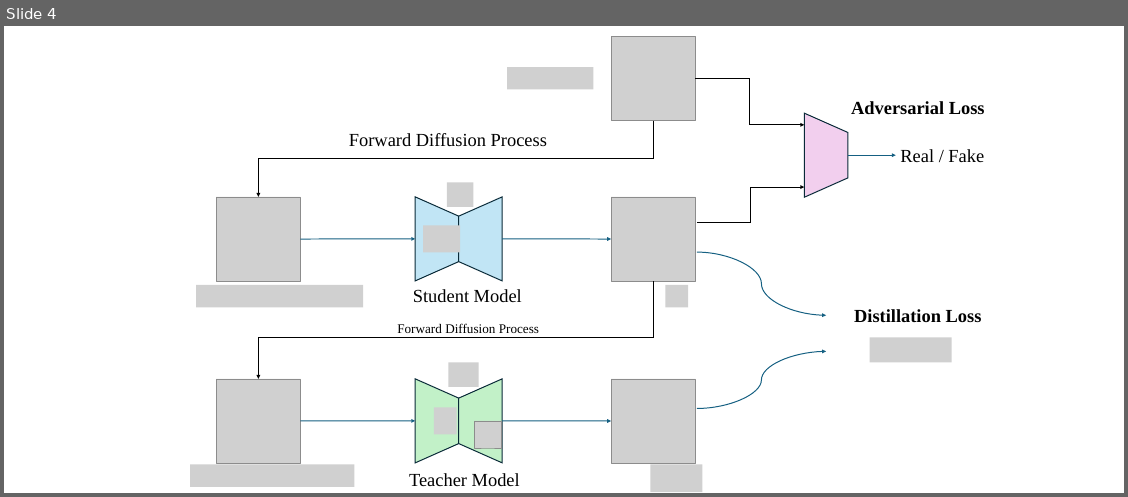
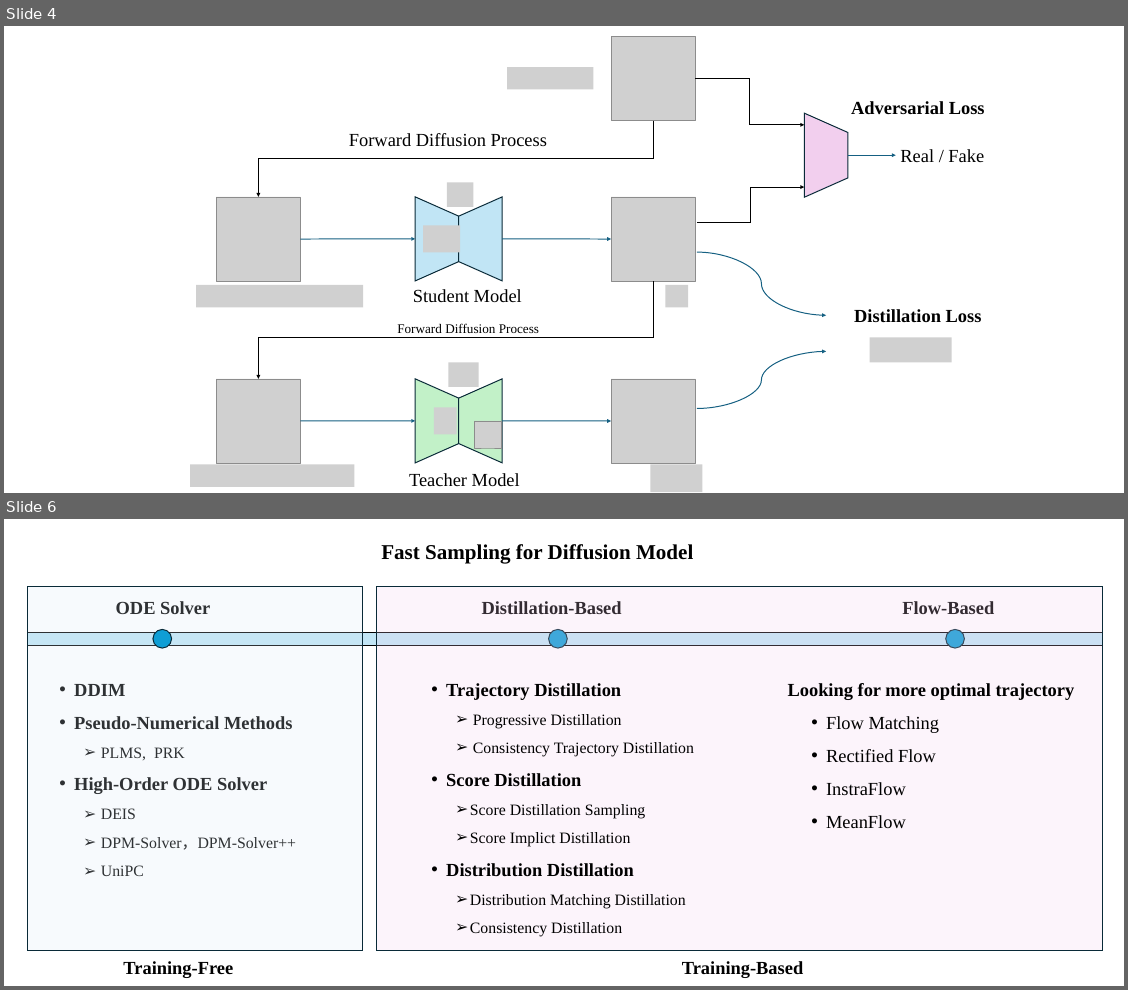
Before and after one commit to innovation-cat/innovation-cat.github.io, a slide deck: images/posts/2025-05-20-blog-post/新建 Microsoft PowerPoint 演示文稿.pptx. Shown one above the other, each under a label of ours: slide 4 before the commit, slides 4 and 6 after it; the slides between them are not shown. The pictures are 1128x497 and 1128x990 pixels, drawn with LibreOffice and Linux fonts; fonts in the diff are those of the drawing; grey boxes stand for pictures. Boxes give left, top, right and bottom in pixels: in the first picture for what was removed or moved away, otherwise in the second. Text is boxed around its words. In the diff, an @@ line names an element or a change of style, - is before the commit and + after.

```diff
--- a/images/posts/2025-05-20-blog-post/新建 Microsoft PowerPoint 演示文稿.pptx
+++ b/images/posts/2025-05-20-blog-post/新建 Microsoft PowerPoint 演示文稿.pptx
@@ slide 6 added at box(4, 519, 1124, 986), background #FFFFFF @@
@@ text added at box(381, 544, 693, 564), 32 pt, text #000000, bold @@
+Fast Sampling for Diffusion Model
@@ rectangle added at box(27, 586, 362, 950), fill #DCEAF7 at 21% opacity, outline #092A39 1.5 pt @@
@@ text added at box(116, 601, 210, 614), 28 pt, text #000000, bold @@
+ODE Solver
@@ rectangle added at box(377, 586, 1102, 950), fill #F2CFEE at 21% opacity, outline #092A39 1.5 pt @@
@@ text added at box(482, 601, 622, 614), 28 pt, text #000000, bold @@
+Distillation-Based
@@ text added at box(902, 601, 994, 614), 28 pt, text #000000, bold @@
+Flow-Based
@@ rectangle added at box(27, 633, 1102, 645), fill #C1E5F5, outline #000000 0.75 pt @@
@@ ellipse added at box(153, 629, 171, 648), fill #0F9ED5, outline #092A39 1.5 pt @@
@@ ellipse added at box(549, 629, 567, 648), fill #0F9ED5, outline #092A39 1.5 pt @@
@@ ellipse added at box(946, 629, 964, 648), fill #0F9ED5, outline #092A39 1.5 pt @@
@@ text added at box(74, 684, 296, 876), 28 pt, text #000000, bold @@
+• DDIM
+• Pseudo-Numerical Methods
+  ➢ PLMS, PRK
+• High-Order ODE Solver
+  ➢ DEIS
+  ➢ DPM-Solver，DPM-Solver++
+  ➢ UniPC
@@ text added at box(446, 683, 694, 937), 24 pt, text #000000 @@
+• Trajectory Distillation
+  ➢ Progressive Distillation
+  ➢ Consistency Trajectory Distillation
+• Score Distillation
+  ➢ Score Distillation Sampling
+  ➢ Score Implict Distillation
+• Distribution Distillation
+  ➢ Distribution Matching Distillation
+  ➢ Consistency Distillation
@@ text added at box(788, 683, 1075, 828), 28 pt, text #000000 @@
+Looking for more optimal trajectory
+  • Flow Matching
+  • Rectified Flow
+  • InstraFlow
+  • MeanFlow
@@ text added at box(123, 961, 233, 978), 28 pt, text #000000, bold @@
+Training-Free
@@ text added at box(682, 961, 803, 978), 28 pt, text #000000, bold @@
+Training-Based
```
Also in this commit, not shown: 1 other slide added, 2 other files.
